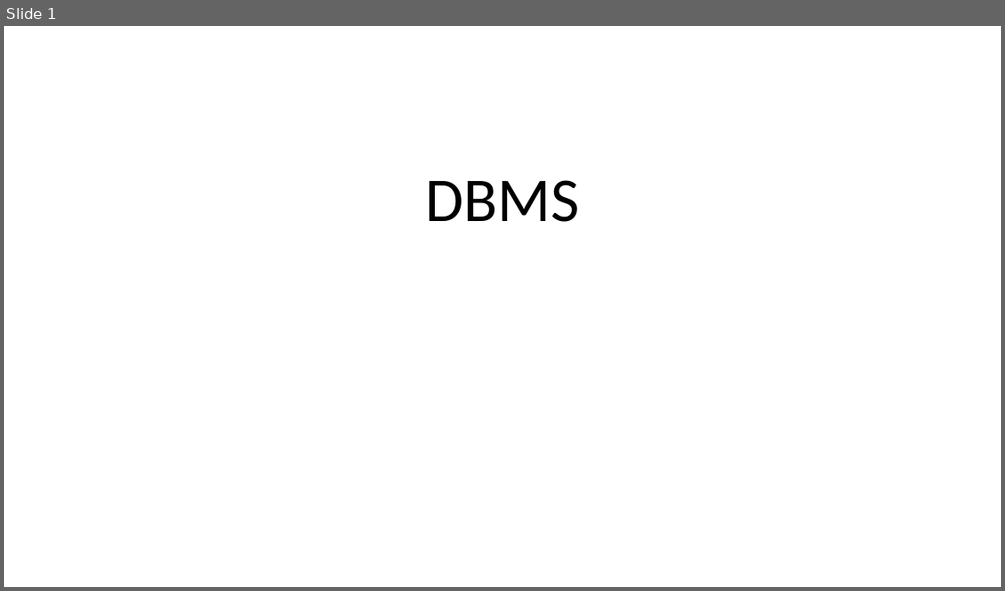
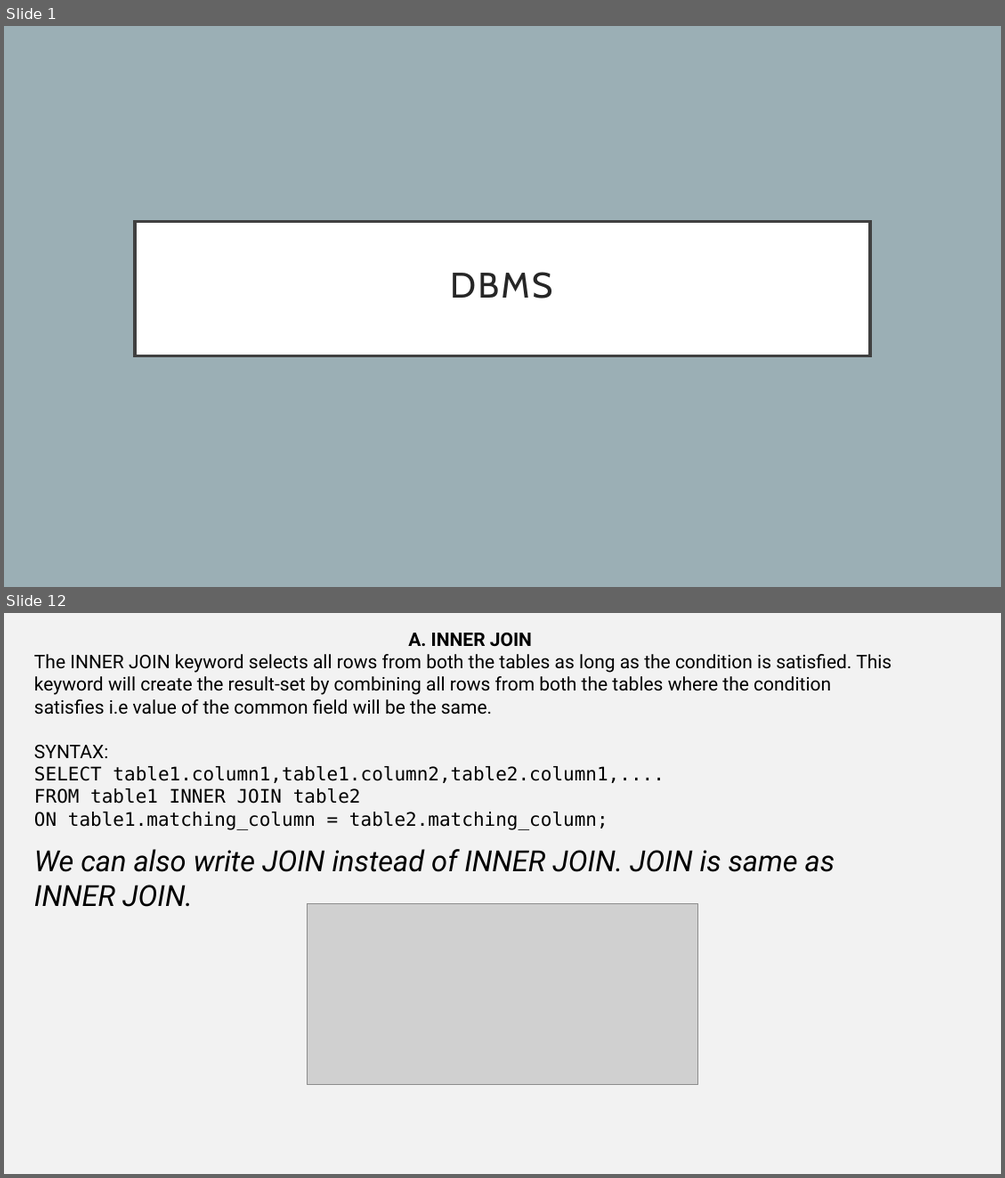
Before and after one commit to vishnuvishal-11/Vishnuvishal, a slide deck: Presentations/DBMS.pptx. Shown one above the other, each under a label of ours: slide 1 before the commit, slides 1 and 12 after it; the slides between them are not shown. The pictures are 1005x591 and 1005x1178 pixels, drawn with LibreOffice and Linux fonts; fonts in the diff are those of the drawing; grey boxes stand for pictures. Boxes give left, top, right and bottom in pixels: in the first picture for what was removed or moved away, otherwise in the second. Text is boxed around its words. In the diff, an @@ line names an element or a change of style, - is before the commit and + after.

```diff
--- a/Presentations/DBMS.pptx
+++ b/Presentations/DBMS.pptx
@@ slide 12 added at box(4, 613, 1001, 1174), background #F2F2F2 @@
@@ text added at box(34, 633, 891, 907), 18 pt, text #000000 @@
+A. INNER JOIN
+The INNER JOIN keyword selects all rows from both the tables as long as the condition is satisfied. This keyword will create the result-set by combining all rows from both the tables where the condition satisfies i.e value of the common field will be the same.
+SYNTAX:
+SELECT table1.column1,table1.column2,table2.column1,....
+FROM table1 INNER JOIN table2
+ON table1.matching_column = table2.matching_column;
+We can also write JOIN instead of INNER JOIN. JOIN is same as INNER JOIN.
@@ picture added at box(307, 904, 698, 1085) @@
@@ slide 1 changed as well @@
@@ background #FFFFFF to #9BAFB5 @@
@@ title "DBMS": place and size @@
-title "DBMS" at box(425, 180, 579, 222)
+title "DBMS" at box(135, 221, 870, 356)
@@ title "DBMS" at box(135, 221, 870, 356): size 60 to 34.2 pt, font Calibri to Cabin, text colour #000000 to #262626, letter spacing 0 to 2 pt; vertical alignment bottom to middle; fill none to #FFFFFF; outline none to #404040 3 pt @@
```
Also in this commit, not shown: 5 other slides changed, 22 other slides added, 1 other file.
